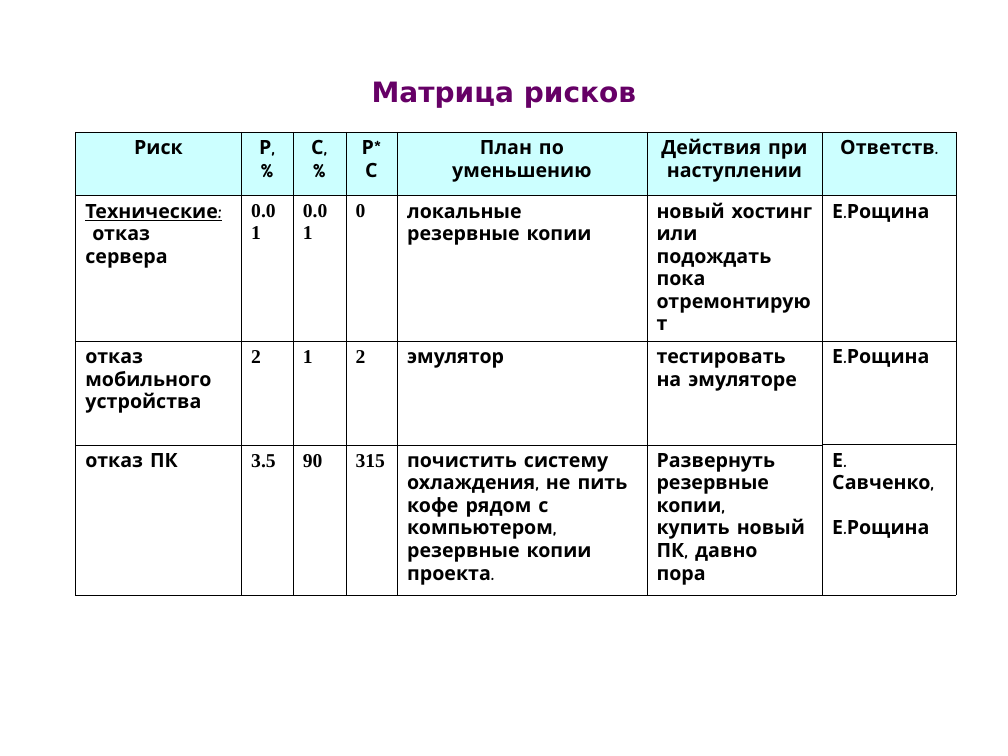
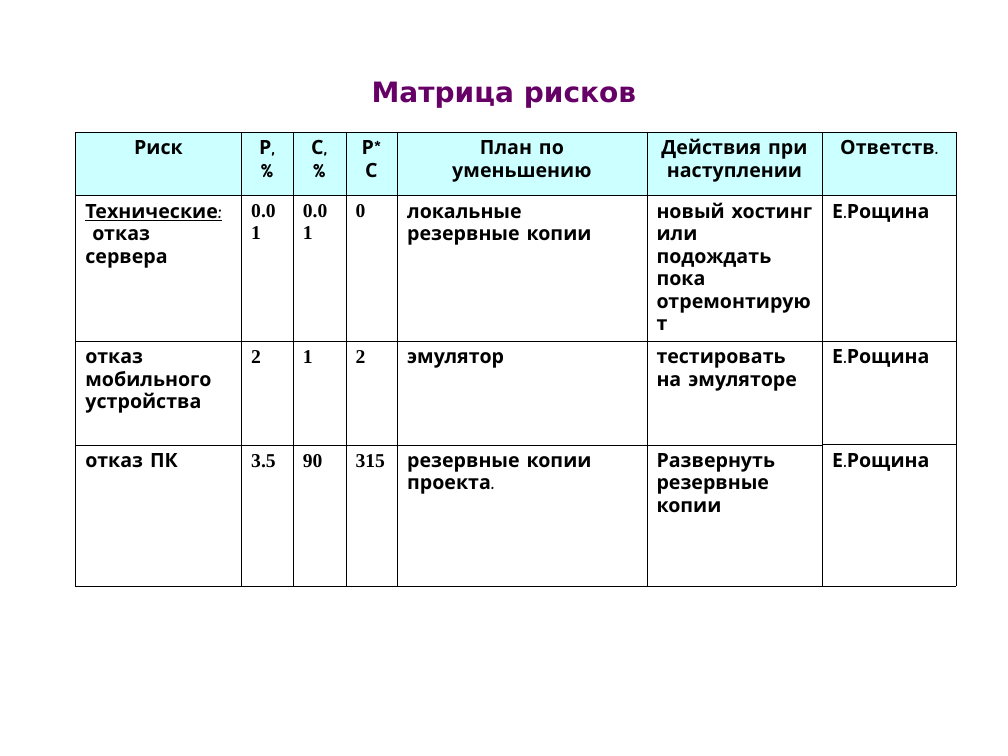
Before and after one commit to elena-roshchina/schedule-cpsmi, a slide deck: slide 2 of Itinerary1.ppt. Drawn at 1008x756 pixels with LibreOffice and Linux fonts; fonts in the diff are those of the drawing. Boxes give left, top, right and bottom in pixels: in the first picture for what was removed or moved away, otherwise in the second. Text is boxed around its words. In the diff, an @@ line names an element or a change of style, - is before the commit and + after.

```diff
--- a/Itinerary1.ppt
+++ b/Itinerary1.ppt
@@ table at <box>76,132,956,545</box> @@
-row 4: отказ ПК | 3.5 | 90 | 315 | почистить систему охлаждения, не пить кофе рядом с компьютером, / резервные копии проекта. | Развернуть резервные копии, / купить новый ПК, давно пора | Е. Савченко, / Е.Рощина
+row 4: отказ ПК | 3.5 | 90 | 315 | резервные копии проекта. | Развернуть резервные копии | Е.Рощина
```
Also in this commit, not shown: 4 other slides changed, 4 slides added, 2 slides removed.
